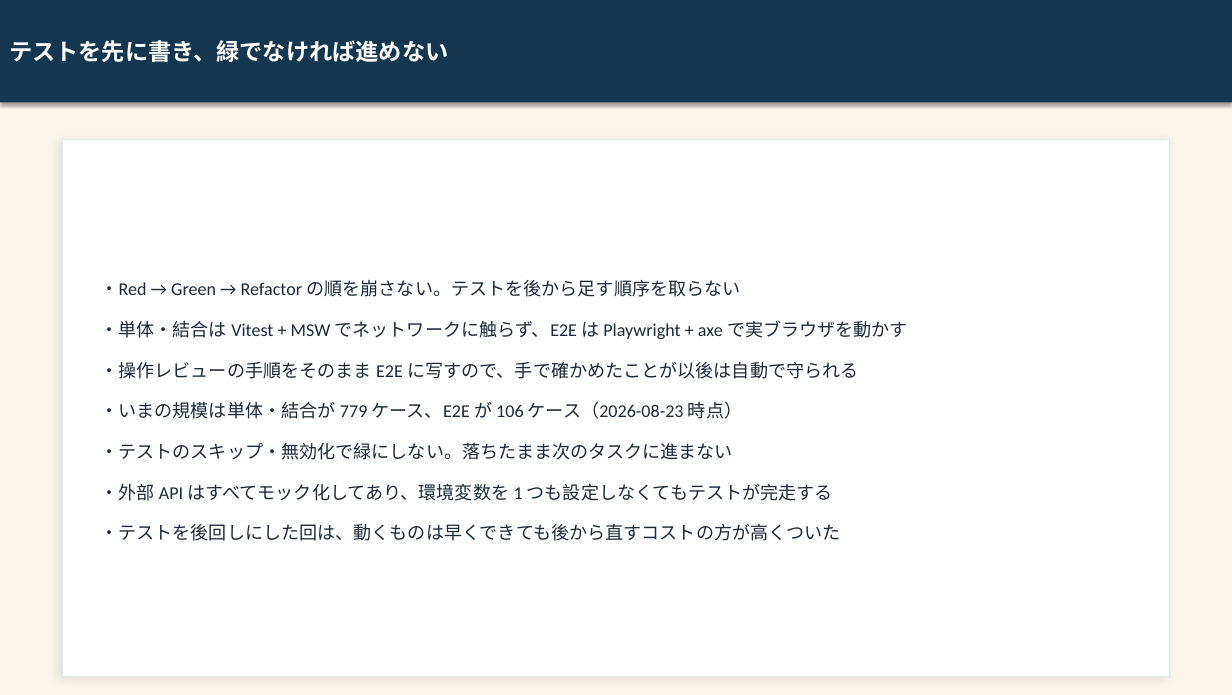
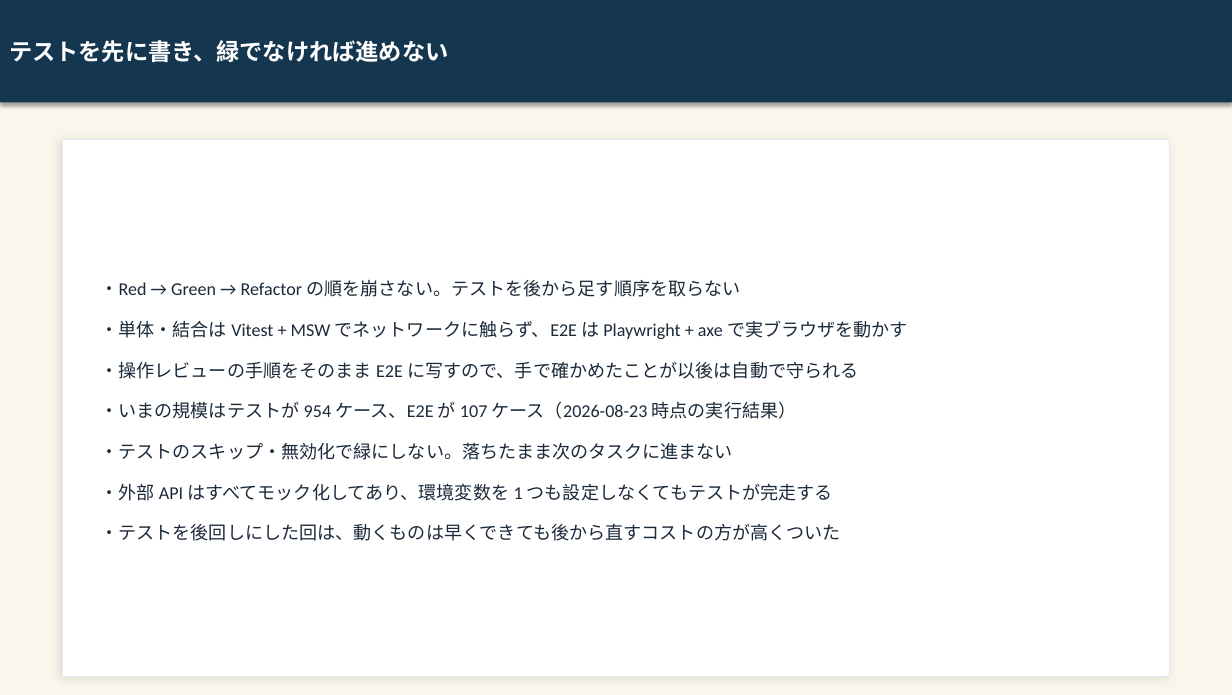
Before and after one commit to kai-kou/gem-hunter, a slide deck: slide 12 of content/slides/project-explanation-20260822/output/gem-hunter_text.pptx. Drawn at 1232x695 pixels with LibreOffice and Linux fonts; fonts in the diff are those of the drawing. Boxes give left, top, right and bottom in pixels: in the first picture for what was removed or moved away, otherwise in the second. Text is boxed around its words. In the diff, an @@ line names an element or a change of style, - is before the commit and + after.

```diff
--- a/content/slides/project-explanation-20260822/output/gem-hunter_text.pptx
+++ b/content/slides/project-explanation-20260822/output/gem-hunter_text.pptx
@@ text at bbox=[100, 401, 797, 419]: text changed @@
-・いまの規模は単体・結合が 779 ケース、E2E が 106 ケース（2026-08-23 時点）
+・いまの規模はテストが 954 ケース、E2E が 107 ケース（2026-08-23 時点の実行結果）
```
Also in this commit, not shown: 2 other slides changed, 10 other files.
